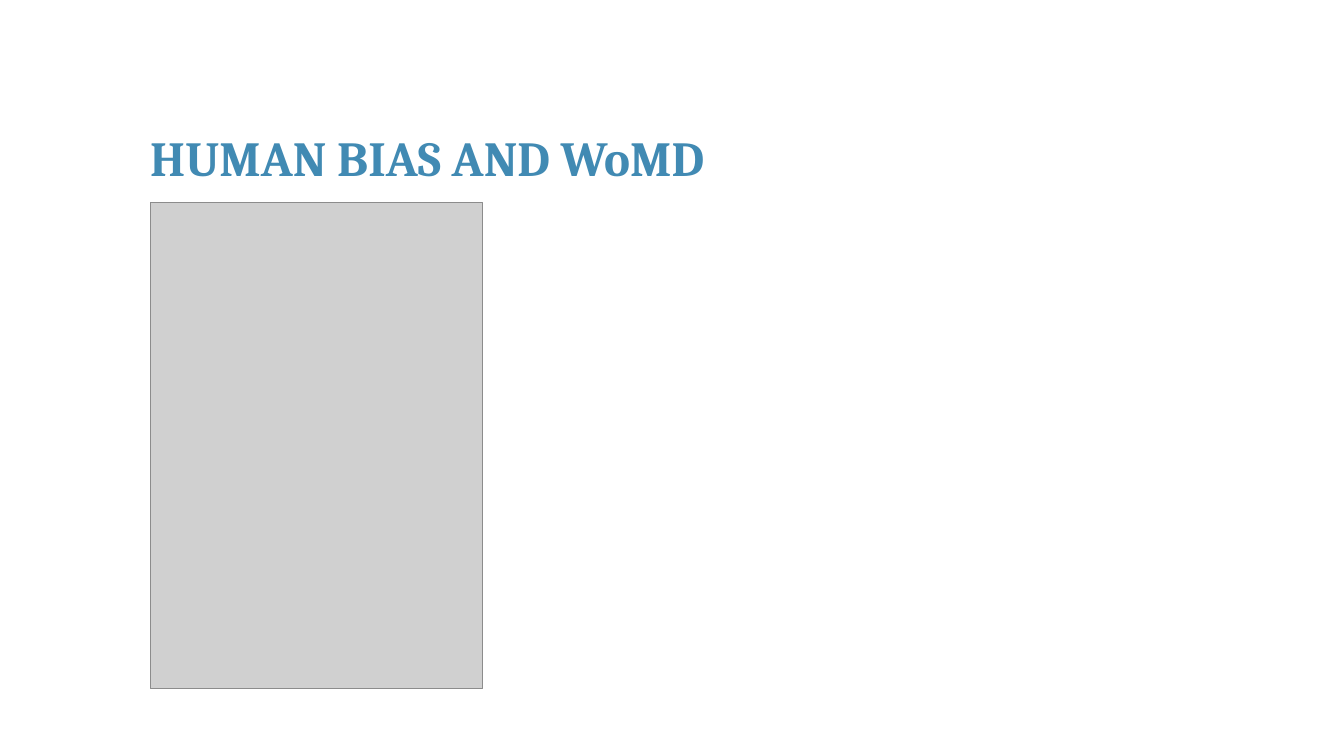
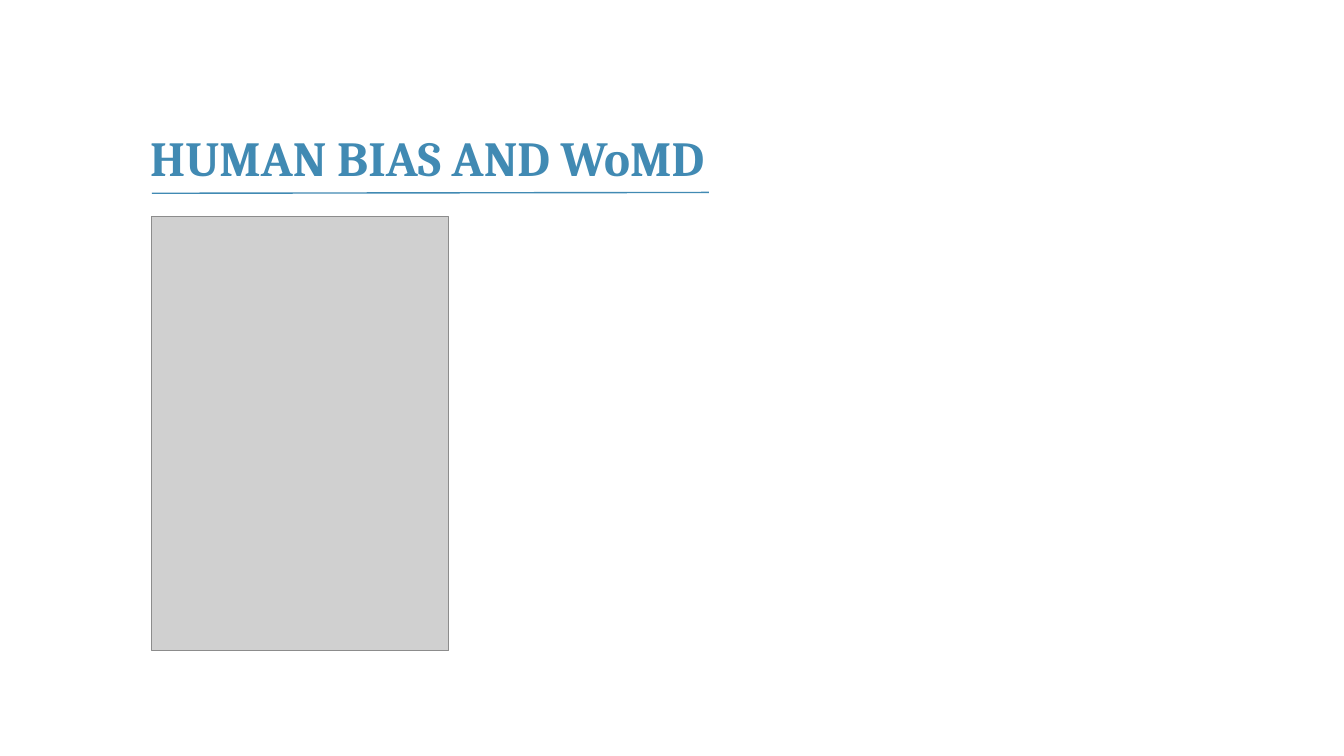
Before and after one commit to franckalbinet/itu-eaco-zanzibar-12-2018, a slide deck: slide 14 of presentations/session-6-ethics-of-ai.pptx (slide 12 before the commit). Drawn at 1344x756 pixels with LibreOffice and Linux fonts; fonts in the diff are those of the drawing; grey boxes stand for pictures; background and template pictures are left out. Boxes give left, top, right and bottom in pixels: in the first picture for what was removed or moved away, otherwise in the second. Text is boxed around its words. In the diff, an @@ line names an element or a change of style, - is before the commit and + after.

```diff
--- a/presentations/session-6-ethics-of-ai.pptx
+++ b/presentations/session-6-ethics-of-ai.pptx
@@ line added from (152, 194) to (709, 193), #418AB3 1 pt @@
@@ picture: place and size @@
-picture at <box>150,203,483,690</box>
+picture at <box>152,217,450,651</box>
```
Also in this commit, not shown: 16 other slides changed, 3 slides added, 2 other files.
